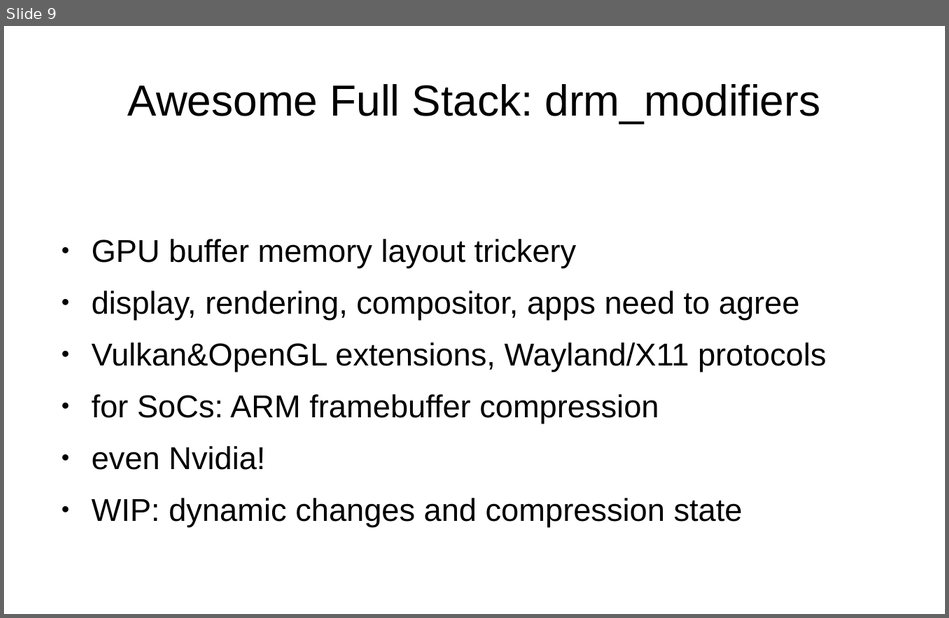
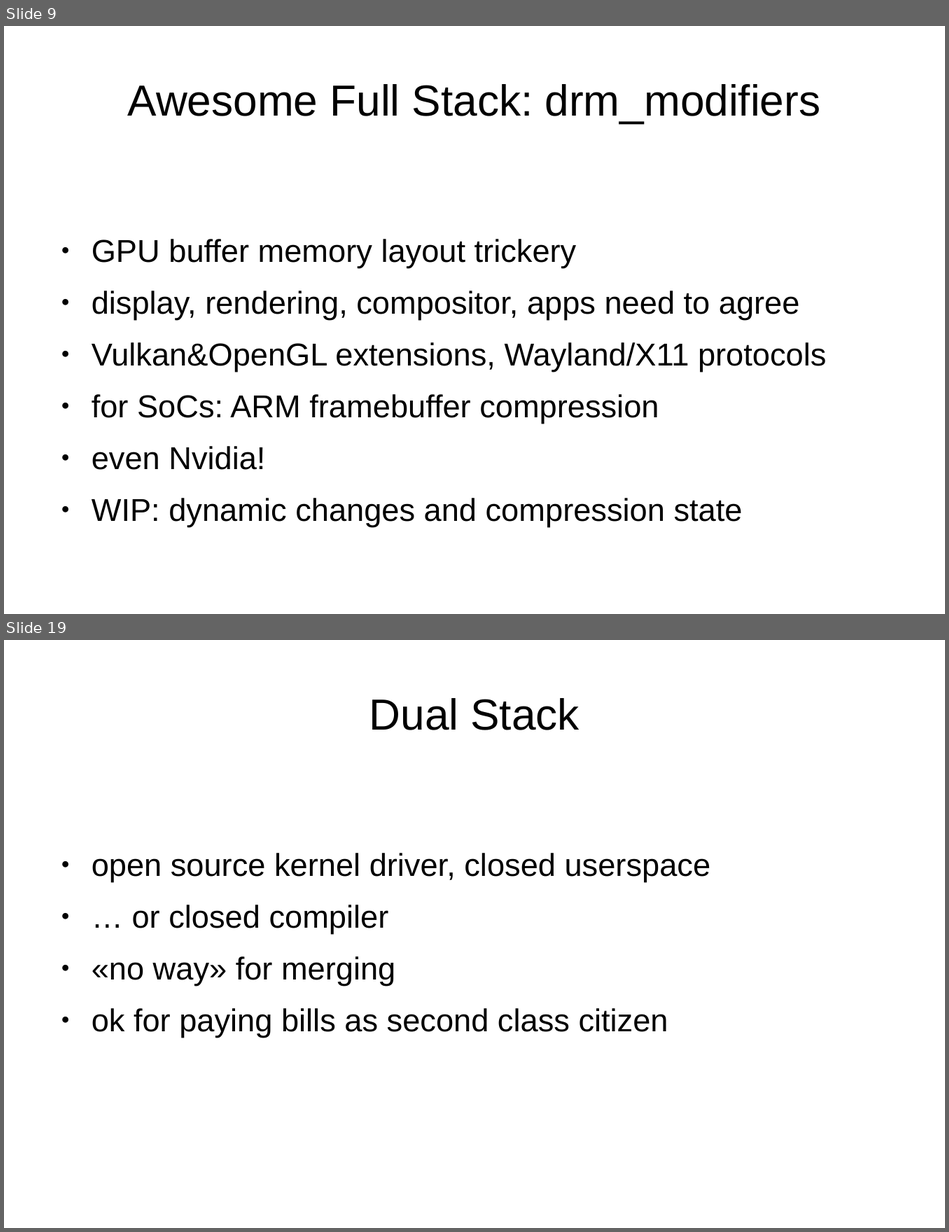
Before and after one commit to danvet/danvet.github.io, a slide deck: slides/lca-2020-awesome.odp. Shown one above the other, each under a label of ours: slide 9 before the commit, slides 9 and 19 after it; the slides between them are not shown. The pictures are 949x618 and 949x1232 pixels, drawn with LibreOffice and Linux fonts; fonts in the diff are those of the drawing. Boxes give left, top, right and bottom in pixels: in the first picture for what was removed or moved away, otherwise in the second. Text is boxed around its words. In the diff, an @@ line names an element or a change of style, - is before the commit and + after.

```diff
--- a/slides/lca-2020-awesome.odp
+++ b/slides/lca-2020-awesome.odp
@@ slide 19 added at (4,640,945,1228), background #FFFFFF @@
@@ title added at (369,698,579,730), 36.7 pt, text #000000 @@
+Dual Stack
@@ text added at (92,853,711,1038), 26.7 pt, text #000000 @@
+● open source kernel driver, closed userspace
+● … or closed compiler
+● «no way» for merging
+● ok for paying bills as second class citizen
```
Also in this commit, not shown: 15 other slides added, 10 slides removed.
